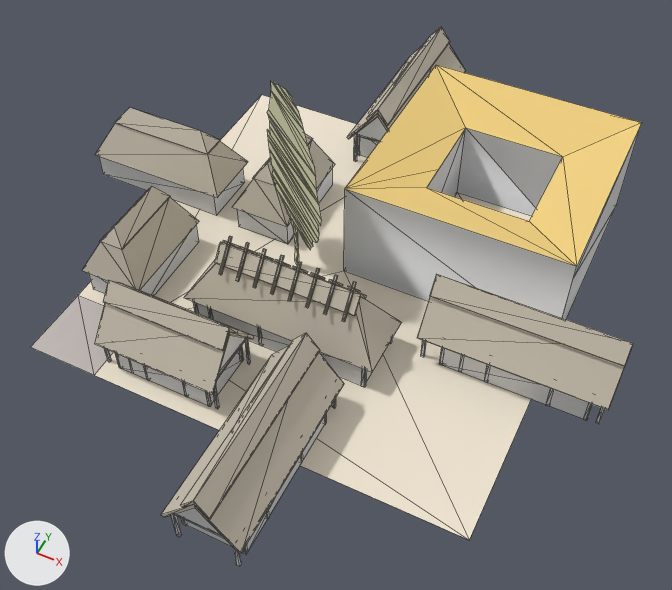
Before and after pictures for a commit that changed the OBJ model assets/stl_export/121r.obj.
Rendered twice from a camera (50 mm lens) standing at (19.2, -39.7, 46.8) and looking at (1.6, -4.3, 2.6). The lights are fixed; the arrows at lower left show +X, +Y and +Z. The picture after the commit comes second. Mesh edges are drawn as thin lines. Where no turn or scale is listed for an object, it has been applied to the vertices. Vertices at exactly the same position are counted once.

In view in the first picture: '121r'.
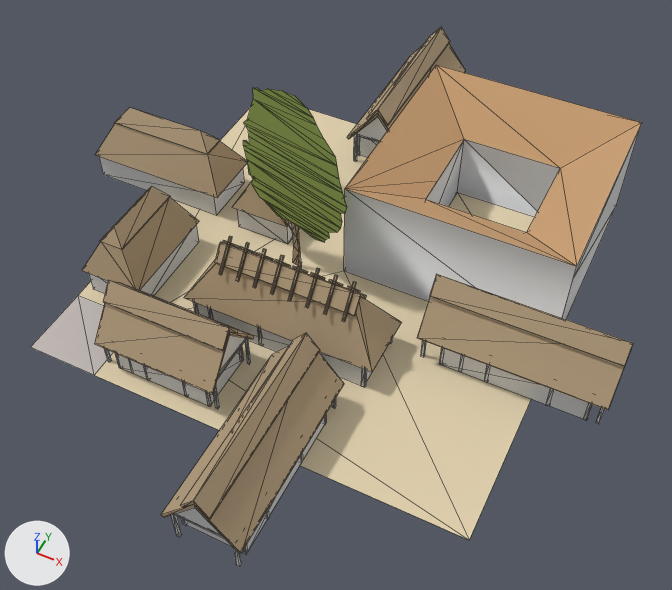
The change in detail:
Material 'straw' (mat_straw) changes colour from light grey #c7bead to beige #b29c7d; in linear values from (0.569, 0.514, 0.42) to (0.447, 0.333, 0.204).
Material 'cortyard' (mat_cortyard) changes colour from pale yellow #f1e6d3 to beige #e2d1af; in linear values from (0.878, 0.792, 0.651) to (0.757, 0.639, 0.427).
Material 'Material' (mat_material) changes colour from yellow #f1d182 to brown #c89f74; in linear values from (0.878, 0.639, 0.224) to (0.577, 0.349, 0.176).
Material 'tree' (mat_tree) is new.
Its base color is (0.294, 0.4, 0.0902) (green #94aa55).
Its roughness is 1.0.
me_121r has 1044 vertices, 1602 faces and spans x -20.9..19.4, y -22.1..22.6, z 0.0..14.4.
me_121r is used by ob_121r; location (0.0, 0.0, 0.0).
Before the commit, vertices of me_121r: 676 (4.0, 11.0, 6.0) at pixel (465, 127), 677 (4.0, 4.0, 6.0) at pixel (426, 187), 678 (4.0, 6.0, 6.0) at pixel (438, 169), 682 (11.0, 4.0, 6.0) at pixel (529, 221), 683 (11.0, 11.0, 6.0) at pixel (562, 156).
me_121r part 1: 67 of 1044 vertices moved; they spanned x -6.5..0.3, y -3.8..1.8, z 0.0..14.4 and now span x -7.4..1.2, y -2.1..0.1, z 0.0..14.4; mean shift (-0.1, -0.1, 0.0); largest move (-3.5, -0.7, 0.0) -> (-1.1, -1.5, 13.1).
Part 2, on me_121r:
Vertices 676, 677, 678, 682, 683 of me_121r move by (0.0, 0.0, -1.0).
me_121r part 3: 5 faces spanning x -4.0..-2.9, y -1.1..-0.8, z 0.0..3.9 switch from mat_w (beige #e2e2bc) to mat_straw (beige #b29c7d).
me_121r part 4: 21 faces spanning x -7.4..1.2, y -2.1..0.1, z 3.7..14.4 switch from mat_w (beige #e2e2bc) to mat_tree (green #94aa55).

Pixel boxes (x1, y1, x2, y2) of what changed, in the pictures (672 x 590 px; the box of a moved part takes in the faces that stretch with it):
'121r', recoloured, reshaped (light grey to beige): (31, 27, 642, 566) in both
part 1 of me_121r, moved or reshaped: before (267, 80, 321, 266); after (243, 88, 347, 268)
part 2 of me_121r, moved or reshaped: (345, 65, 642, 266) in both
part 3 of me_121r, recoloured: before (273, 176, 312, 249); after (286, 221, 299, 266)
part 4 of me_121r, recoloured: before (267, 83, 322, 263); after (243, 89, 347, 242)
